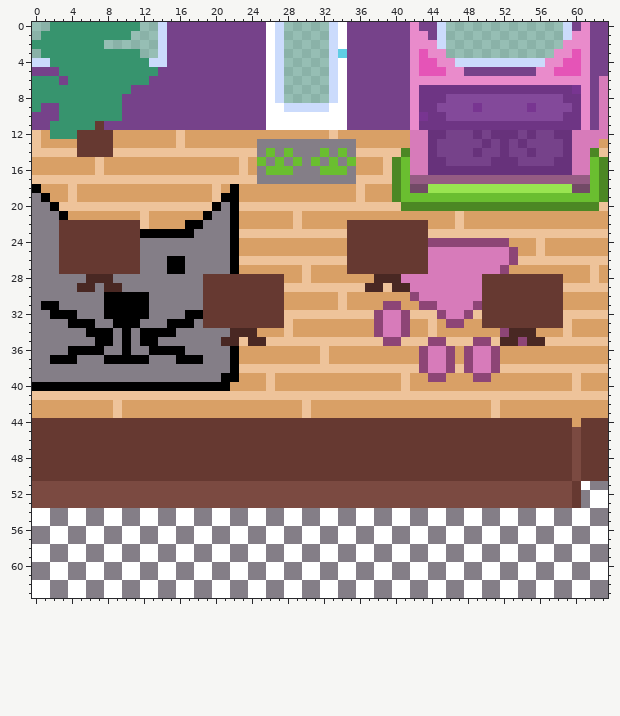
One commit to this pixel-art sprite: sprites/background-cafe.png. The picture above is the old version.
The file is 64x64 pixels.
After:
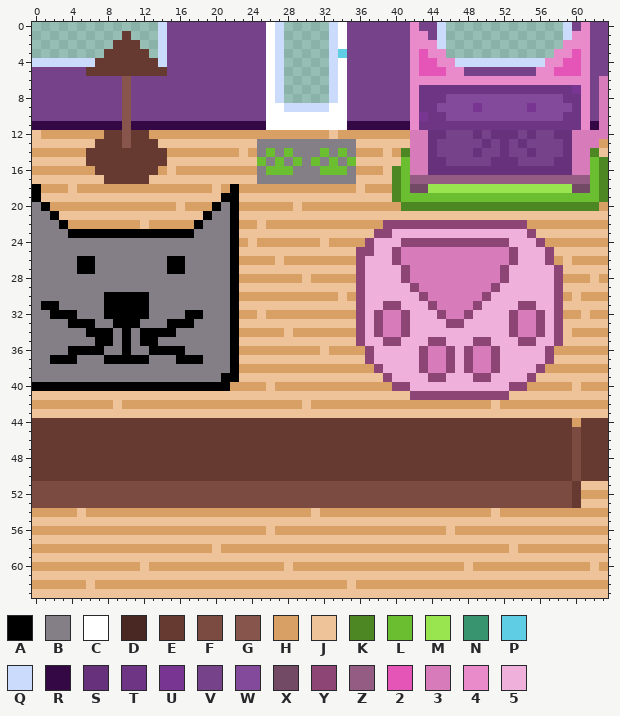
Palette (. is transparent): A #000000  B #847e87  C #ffffff  D #492823  E #663931  F #7b4a41  G #87554c  H #d9a066  J #eec39a  K #4c8724  L #6abe30  M #99e550  N #37946e  P #5fcde4  Q #cbdbfc  R #330844  S #67327b  T #6e3584  U #783591  V #76428a  W #83499a  X #724a66  Y #8d4576  Z #955c83  2 #e554b7  3 #d77bba  4 #e98bcb  5 #efb0dc
The exact change:
y 0: x 2..11 NNNNNNNNNN -> ..........
y 1: x 1..10 NNNNNNNNNN -> .........E
y 2: x 0..7 NNNNNNNN -> ........; x 9..11 ... -> EEE
y 3: x 1..12 NNNNNNNNNNN. -> .......EEEEE
y 4: x 2..13 NNNNNNNNNNNQ -> QQQQQEEEEEEE
y 5: x 3..14 NNNNNNNNNNNV -> VVVEEEEEEEEE
y 6: x 0..2 NNN -> VVV; x 4..12 NNNNNNNNN -> VVVVVVGVV
y 7: x 0..10 NNNNNNNNNNN -> VVVVVVVVVVG
y 8: x 0..10 NNNNNNNNNNV -> VVVVVVVVVVG
y 9: x 0 N -> V; x 3..10 NNNNNNNV -> VVVVVVVG
y 10: x 3..10 NNNNNNNV -> VVVVVVVG
y 11: x 0..25 VVNNNNNEVVVVVVVVVVVVVVVVVV -> RRRRRRRRRRGRRRRRRRRRRRRRRR; x 35..41 VVVVVVV -> RRRRRRR; x 62 V -> R
y 12: x 2..7 NNNEEE -> HHHHHH; x 9..12 HHHH -> EGEE; x 16 J -> H
y 13: x 1..6 HHHHEE -> JJJJJJ; x 9..15 HHHHHHH -> EGEEEJJ; x 17..24 HHHHHHHH -> JJJJJJJJ; x 36..41 HHHHHH -> JJJJJJ
y 14: x 0..5 JJJJJE -> HHHHHH; x 9..22 JJJJJJJJJJJJJJ -> EEEEEEHHHHHHHH; x 24 J -> H; x 36..38 JJJ -> HHH; x 40 J -> H
y 15: x 0..22 HHHHHHHJHHHHHHHHHHHHHHH -> JJJJJJEEEEEEEEEJJJJJJJJ; x 24 H -> J; x 36..38 HHH -> JJJ; x 40 K -> J
y 16: x 7..13 JHHHHHH -> EEEEEEE; x 15 H -> J; x 23 J -> H
y 17: x 8..12 JJJJJ -> EEEEE
y 19: x 0..3 BAHH -> AJJJ; x 5..19 HHHHHHHHHHHHHHH -> JJJJJJJJJJJJJJJ; x 23..35 HHHHHHHHHHHHH -> JJJJJJJJJJJJJ; x 37..39 HHH -> JJJ
y 20: x 1..15 BAJJJJJJJJJJJJJ -> AHHHHHHHHHHHHHH; x 17..19 JJJ -> HHH; x 23..28 JJJJJJ -> HHHHHH; x 30..40 JJJJJJJJJJJ -> HHHHHHHHHHH; x 63 J -> H
y 21: x 2..11 BAHHHHHHHH -> AJJJJJJJJJ; x 13..18 HHHHHH -> JJJJJJ; x 23..28 HHHHHH -> JJJJJJ; x 30..46 HHHHHHHHHHHHHHHHH -> JJJJJJJJJJJJJJJJJ; x 48..63 HHHHHHHHHHHHHHHH -> JJJJJJJJJJJJJJJJ
y 22: x 3..11 EEEEEEEEE -> AHHHHHHHH; x 17 A -> H; x 25 H -> J; x 29 J -> H; x 35..54 EEEEEEEEEHHHJHHHHHHH -> HHHHYYYYYYYYYYYYYYYY
y 23: x 3..11 EEEEEEEEE -> BAAAAAAAA; x 35..55 EEEEEEEEEJJJJJJJJJJJJ -> JJJYY555555555555555Y
y 24: x 3..11 EEEEEEEEE -> BBBBBBBBB; x 24 H -> J; x 32 H -> J; x 35..43 EEEEEEEEE -> HHY555YYY; x 53..56 HHHJ -> 555Y
y 25: x 3..11 EEEEEEEEE -> BBBBBBBBB; x 23..43 HHHHHHHHHHHHEEEEEEEEE -> JJJJJJJJJJJJJYY55Y333; x 54..63 HHJHHHHHHH -> 555YJJJJJJ
y 26: x 3..11 EEEEEEEEE -> BBAABBBBB; x 23..26 JJJJ -> HHHH; x 28..43 JJJJJJJEEEEEEEEE -> HHHHHHHHY555Y333; x 54..58 JJJJJ -> 555YH; x 60..63 JJJJ -> HHHH
y 27: x 3..11 EEEEEEEEE -> BBAABBBBB; x 23..29 HHHHHHH -> JJJJJJJ; x 31..43 HHHHEEEEEEEEE -> JJJJJY5555Y33; x 53..61 HHHHHHHHH -> 55555YJJJ; x 63 H -> J
y 28: x 6..8 DDD -> BBB; x 19..27 EEEEEEEEE -> BBBAHHHHH; x 36..41 HHDDD3 -> Y5555Y; x 50..58 EEEEEEEEE -> 33Y55555Y
y 29: x 5..6 DD -> BB; x 8..9 DD -> BB; x 19..27 EEEEEEEEE -> BBBAJJJJJ; x 36..42 JDDJDD3 -> Y55555Y; x 50..58 EEEEEEEEE -> 3Y555555Y
y 30: x 19..27 EEEEEEEEE -> BBBAHHHHH; x 36..43 HHHHHHY3 -> Y555555Y; x 50..58 EEEEEEEEE -> Y5555555Y; x 60 H -> J
y 31: x 19..33 EEEEEEEEEHHHHHH -> BBBAJJJJJJJJJJJ; x 35..38 HHHH -> JY55; x 41..43 HHY -> 555; x 50..63 EEEEEEEEEHHHHH -> 5555YY55YJJJJJ
y 32: x 19..37 EEEEEEEEEJJJJJJJJJJ -> BBBAHHJHHHHHHHHHHY5; x 42..44 JJJ -> 555; x 49..60 JEEEEEEEEEJJ -> 5555Y33Y5YHH; x 62..63 JJ -> HH
y 33: x 19..27 EEEEEEEEE -> BBBAJJJJJ; x 29..37 HHHHHHHHH -> JJJJJJJY5; x 42..45 HHJH -> 5555; x 48..58 HHEEEEEEEEE -> 55555Y33Y5Y; x 60..63 HHHH -> JJJJ
y 34: x 22..24 DDD -> AHH; x 36..37 HH -> Y5; x 42..58 HHJHHHHHHHYDDDHHH -> 55555555555Y33Y5Y
y 35: x 21..22 DD -> BA; x 24..25 DD -> JJ; x 36..38 JJJ -> Y55; x 41..43 JJJ -> 555; x 46..48 JJJ -> 555; x 51..53 JDD -> 555; x 55..58 DDJJ -> Y55Y
y 36: x 37..42 HHHHHH -> Y55555; x 47 H -> 5; x 52..57 HHHHHH -> 55555Y
y 37: x 23..31 HHHHHHHHH -> JJJJJJJJJ; x 33..42 HHHHHHHHHH -> JJJJY55555; x 47 H -> 5; x 52..63 HHHHHHHHHHHH -> 55555YJJJJJJ
y 38: x 23..42 JJJJJJJJJJJJJJJJJJJJ -> HHHHHHHHHHHHHHHY5555; x 47 J -> 5; x 52..63 JJJJJJJJJJJJ -> 5555YHHHHHHH
y 39: x 23..25 HHH -> JJJ; x 27..43 HHHHHHHHHHHHHHJHH -> JJJJJJJJJJJJY5555; x 46..48 HHH -> 555; x 51..59 HHHHHHHHH -> 5555YJJJJ; x 61..63 HHH -> JJJ
y 40: x 40..54 HJHHHHHHHHHHHHH -> YY55555555555YY
y 41: x 42..52 JJJJJJJJJJJ -> YYYYYYYYYYY
y 43: x 0..8 HHHHHHHHH -> JJJJJJJJJ; x 10..29 HHHHHHHHHHHHHHHHHHHH -> JJJJJJJJJJJJJJJJJJJJ; x 31..50 HHHHHHHHHHHHHHHHHHHH -> JJJJJJJJJJJJJJJJJJJJ; x 52..63 HHHHHHHHHHHH -> JJJJJJJJJJJJ
y 51: x 61..63 CBB -> JJJ
y 52: x 61..63 BCC -> HHH
y 53: x 61..63 BCC -> JJJ
y 54: x 0..63 CCBBCCBBCCBBCCBBCCBBCCBBCCBBCCBBCCBBCCBBCCBBCCBBCCBBCCBBCCBBCCBB -> HHHHHJHHHHHHHHHHHHHHHHHHHHHHHHHJHHHHHHHHHHHHHHHHHHHJHHHHHHHHHHHH
y 55: x 0..63 CCBBCCBBCCBBCCBBCCBBCCBBCCBBCCBBCCBBCCBBCCBBCCBBCCBBCCBBCCBBCCBB -> JJJJJJJJJJJJJJJJJJJJJJJJJJJJJJJJJJJJJJJJJJJJJJJJJJJJJJJJJJJJJJJJ
y 56: x 0..63 BBCCBBCCBBCCBBCCBBCCBBCCBBCCBBCCBBCCBBCCBBCCBBCCBBCCBBCCBBCCBBCC -> HHHHHHHHHHHHHHHHHHHHHHHHHHJHHHHHHHHHHHHHHHHHHHJHHHHHHHHHHHHHHHHH
y 57: x 0..63 BBCCBBCCBBCCBBCCBBCCBBCCBBCCBBCCBBCCBBCCBBCCBBCCBBCCBBCCBBCCBBCC -> JJJJJJJJJJJJJJJJJJJJJJJJJJJJJJJJJJJJJJJJJJJJJJJJJJJJJJJJJJJJJJJJ
y 58: x 0..63 CCBBCCBBCCBBCCBBCCBBCCBBCCBBCCBBCCBBCCBBCCBBCCBBCCBBCCBBCCBBCCBB -> HHHHHHHHHHHHHHHHHHHHJHHHHHHHHHHHHHHHHHHHHHHHHHHHHHHHHJHHHHHHHHHH
y 59: x 0..63 CCBBCCBBCCBBCCBBCCBBCCBBCCBBCCBBCCBBCCBBCCBBCCBBCCBBCCBBCCBBCCBB -> JJJJJJJJJJJJJJJJJJJJJJJJJJJJJJJJJJJJJJJJJJJJJJJJJJJJJJJJJJJJJJJJ
y 60: x 0..63 BBCCBBCCBBCCBBCCBBCCBBCCBBCCBBCCBBCCBBCCBBCCBBCCBBCCBBCCBBCCBBCC -> HHHHHHHHHHHHJHHHHHHHHHHHHHHHJHHHHHHHHHHHHHHHHHHHJHHHHHHHHHHHHHJH
y 61: x 0..63 BBCCBBCCBBCCBBCCBBCCBBCCBBCCBBCCBBCCBBCCBBCCBBCCBBCCBBCCBBCCBBCC -> JJJJJJJJJJJJJJJJJJJJJJJJJJJJJJJJJJJJJJJJJJJJJJJJJJJJJJJJJJJJJJJJ
y 62: x 0..63 CCBBCCBBCCBBCCBBCCBBCCBBCCBBCCBBCCBBCCBBCCBBCCBBCCBBCCBBCCBBCCBB -> HHHHHHJHHHHHHHHHHHHHHHHHHHHHHHHHHHHJHHHHHHHHHHHHHHHHHHHHHHHHHHHH
y 63: x 0..63 CCBBCCBBCCBBCCBBCCBBCCBBCCBBCCBBCCBBCCBBCCBBCCBBCCBBCCBBCCBBCCBB -> JJJJJJJJJJJJJJJJJJJJJJJJJJJJJJJJJJJJJJJJJJJJJJJJJJJJJJJJJJJJJJJJ
Where, in picture pixels (left, top, right, bottom), the same in both pictures:
changed: (32, 22, 608, 418)
changed: (32, 481, 608, 598)
